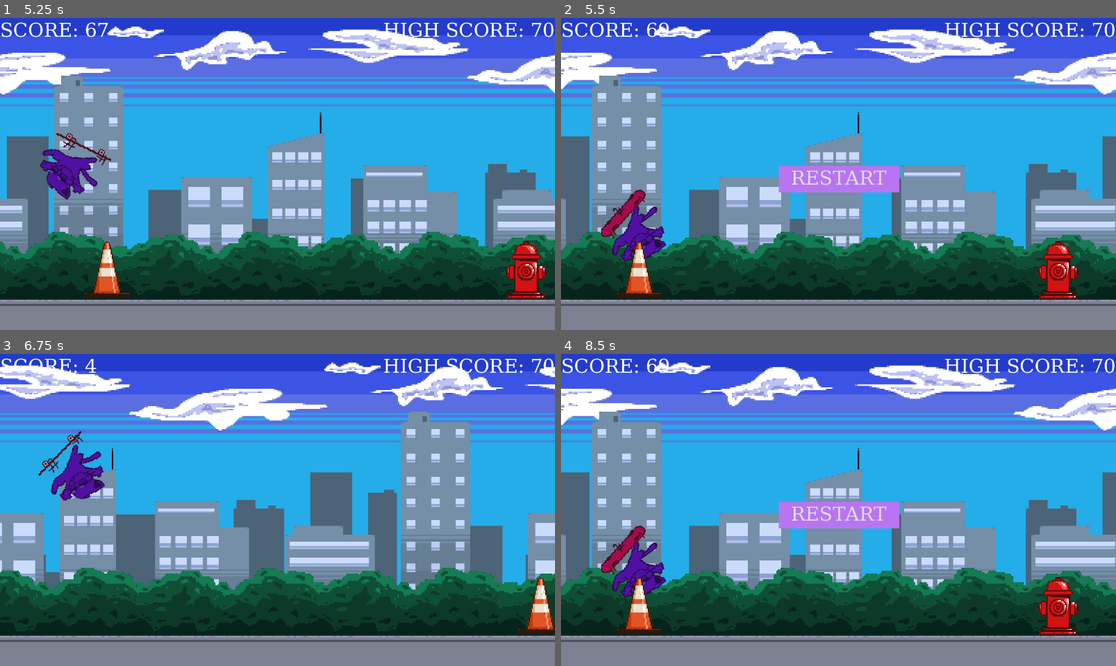
Above: before the commit, frames 1-4 (two rows, left to right).
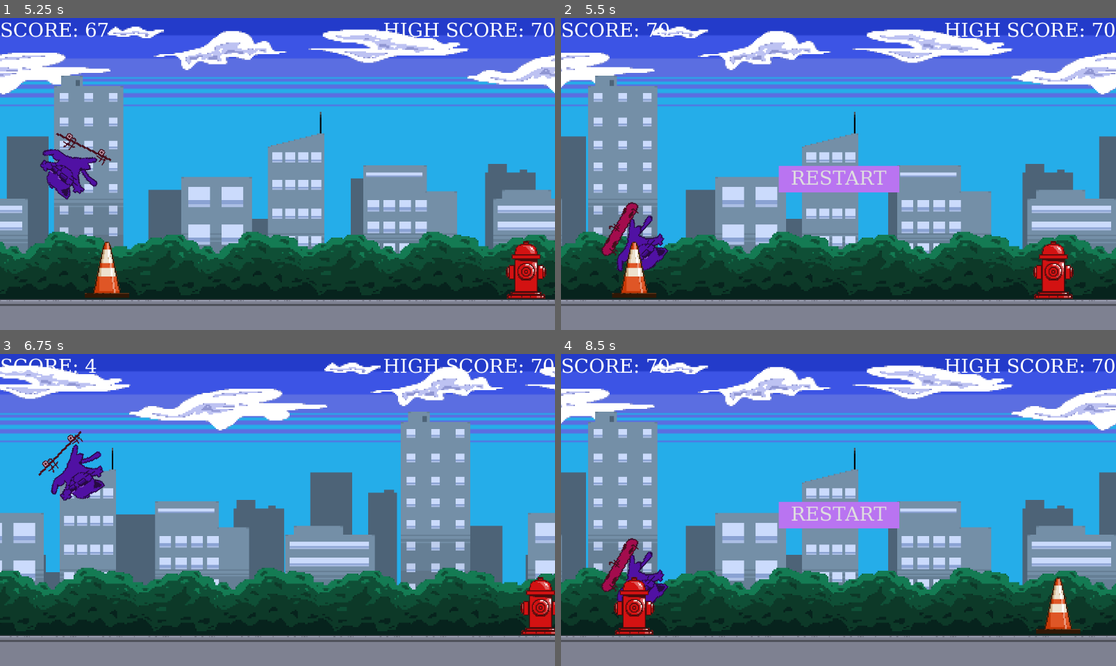
Above: after the commit, the same moments.

Repository: Simgaems64/Cool-Cat-skateboarding-game
Game: Godot game, scene res://Scenes/Main.tscn
Same seed, same stepped clock (60 frames per second), same inputs: the game is played once before the commit and once after it.
Inputs:
- Up to frame 1 (5.25 s): tap Space at 0.5, 3.5 s; hold Right (ui_right) 0.53-2.03 s; tap Enter (ui_accept) at 0.77, 1.52, 3.77, 4.52 s; hold Left (ui_left) 2.03-2.75 s; click "RESTART" at 2.75 s; hold Right (ui_right) 3.53-5.03 s; hold Left (ui_left) from 5.03 s (still down)
- Up to frame 2 (5.5 s): keep holding Left (ui_left); tap Enter (ui_accept) at 5.27 s
- Up to frame 3 (6.75 s): release Left (ui_left) at 5.75 s; click "RESTART" at 5.75 s; tap Space at 6.5 s; hold Right (ui_right) from 6.53 s (still down)
- Up to frame 4 (8.5 s): release Right (ui_right) at 7.28 s; hold Left (ui_left) from 7.28 s (still down); tap Enter (ui_accept) at 7.52, 8.27 s

Frame 1 is identical in both runs. In frame 2, 10% of the frame differs, in the area x 0-100%, y 1-91%; in frame 3, 0.9%; in frame 4, 11%.

Commit message:
Add files via upload

Diff:
--- a/cool-cat-skateboarding-game-main/Scenes/Fire_Hydrant.tscn
+++ b/cool-cat-skateboarding-game-main/Scenes/Fire_Hydrant.tscn
@@ -3,7 +3,7 @@
 [ext_resource type="Texture2D" uid="uid://qsvy5lk552xi" path="res://Assets/Fire_Hydrant_new.png" id="1_2hawd"]
 
 [sub_resource type="RectangleShape2D" id="RectangleShape2D_5k47b"]
-size = Vector2(64, 128)
+size = Vector2(64, 147)
 
 [node name="Fire Hydrant" type="Area2D"]
 
@@ -14,5 +14,5 @@
 texture = ExtResource("1_2hawd")
 
 [node name="CollisionShape2D" type="CollisionShape2D" parent="."]
-position = Vector2(0, -17)
+position = Vector2(0, -26.5)
 shape = SubResource("RectangleShape2D_5k47b")
--- a/cool-cat-skateboarding-game-main/Scenes/traffic_cone.tscn
+++ b/cool-cat-skateboarding-game-main/Scenes/traffic_cone.tscn
@@ -1,9 +1,6 @@
-[gd_scene load_steps=3 format=3 uid="uid://bijjx2h28ap8j"]
+[gd_scene load_steps=2 format=3 uid="uid://bijjx2h28ap8j"]
 
-[ext_resource type="Texture2D" uid="uid://s72mil4j4kte" path="res://Assets/Traffic_Cone.png" id="1_tjyxh"]
-
-[sub_resource type="RectangleShape2D" id="RectangleShape2D_hf7wq"]
-size = Vector2(13.142857, 20)
+[ext_resource type="Texture2D" uid="uid://byf4ju57eak1e" path="res://Assets/Traffic_Cone.png" id="1_tjyxh"]
 
 [node name="Traffic Cone" type="Area2D"]
 
@@ -13,7 +10,5 @@
 scale = Vector2(2, 2)
 texture = ExtResource("1_tjyxh")
 
-[node name="CollisionShape2D" type="CollisionShape2D" parent="."]
-position = Vector2(-1.9073486e-06, -25.000002)
-scale = Vector2(7, 7)
-shape = SubResource("RectangleShape2D_hf7wq")
+[node name="CollisionPolygon2D" type="CollisionPolygon2D" parent="."]
+polygon = PackedVector2Array(0, -94, -46, 45, 46, 45)
Not shown: 1 places in cool-cat-skateboarding-game-main/Scenes/short_grind_rail.tscn that only renumber resources
